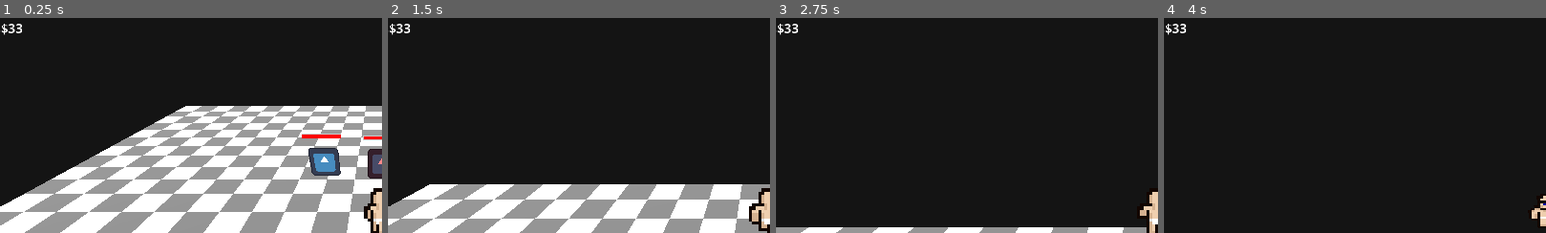
Above: before the commit, frames 1-4 (left to right).
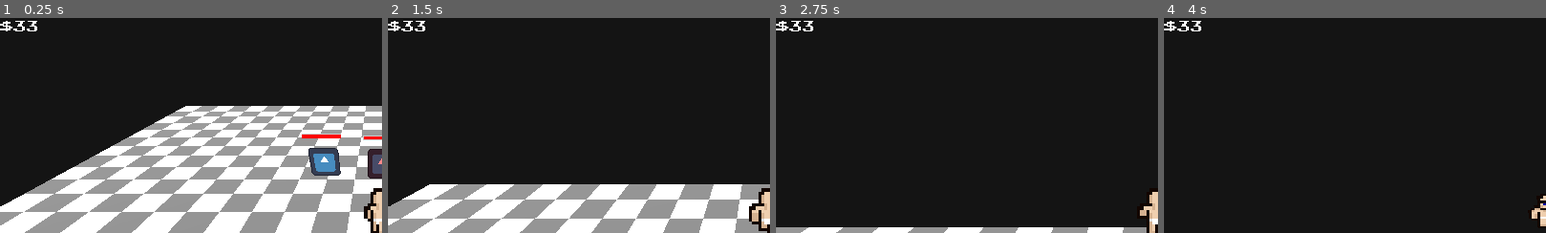
Above: after the commit, the same moments.

Repository: jacob-herrera/LD55
Game: Godot game, scene res://scenes/game.tscn
Two runs of this game, one before a commit and one after it. Both use one fixed random seed, a clock stepped at 60 frames per second and the inputs below. The engine's default icon, where the game draws it, is replaced by a stand-in: a white triangle on a blue panel in a dark square.
Inputs (mouse positions are % of the whole screen's width and height, from its top left):
- Up to frame 1 (0.25 s): no input
- Up to frame 2 (1.5 s): tap Enter (ui_accept) at 0.5 s; move the mouse to (55, 50) at 0.52 s; hold W (move_forward) from 0.53 s (still down); tap F (pickup) at 0.6, 1.35 s; tap Space (jump) at 0.77 s; move the mouse to (45, 50) at 1.27 s
- Up to frame 3 (2.75 s): keep holding W (move_forward); tap Space (jump) at 1.52 s; move the mouse to (52, 48) at 2.02 s; tap F (pickup) at 2.1 s
- Up to frame 4 (4 s): keep holding W (move_forward); tap Enter (ui_accept) at 2.75 s; move the mouse to (49, 52) at 2.77 s; tap F (pickup) at 2.85, 3.6 s; tap Space (jump) at 3.02, 3.77 s; move the mouse to (57, 51) at 3.52 s
The pictures show only the part of the screen within x 0-50%, y 0-50%; the shares and areas given below are measured in that part.

The runs differ from the first frame. In frame 1, 0.3% of the frame differs, in the area x 0-10%, y 1-8%; in frame 2, 0.3%; in frame 3, 0.3%; in frame 4, 0.3%.

Commit message:
refactor UI

Diff:
--- a/project.godot
+++ b/project.godot
@@ -24,6 +24,7 @@
 global="*res://scripts/autoloads/global.gd"
 utils="*res://scripts/autoloads/utils.gd"
 map_changer="*res://scripts/autoloads/map_changer.gd"
+ui="*res://scenes/ui.tscn"
 
 [display]
 
--- a/scenes/game.tscn
+++ b/scenes/game.tscn
@@ -8,7 +8,6 @@
 [ext_resource type="Texture2D" uid="uid://2ljib8g6rii4" path="res://assets/shadow.png" id="6_003y4"]
 [ext_resource type="Script" path="res://scripts/carriable.gd" id="7_l8dio"]
 [ext_resource type="Script" path="res://scripts/summon.gd" id="8_015lv"]
-[ext_resource type="Script" path="res://scripts/coins.gd" id="9_ioesj"]
 [ext_resource type="PackedScene" uid="uid://bk2528lpxk3ek" path="res://scenes/healthbar.tscn" id="9_vsnug"]
 [ext_resource type="Script" path="res://scripts/character.gd" id="11_1oluy"]
 [ext_resource type="PackedScene" uid="uid://b3lvbmdrqg7x1" path="res://shop.tscn" id="11_7iq0o"]
@@ -701,13 +700,7 @@
 
 [node name="healthbar" parent="Summon" instance=ExtResource("9_vsnug")]
 transform = Transform3D(1, 0, 0, 0, 1, 0, 0, 0, 1, 1, -0.0289775, 0)
-texture = SubResource("ViewportTexture_ufwil")
-
-[node name="Coins" type="Label" parent="."]
-offset_right = 40.0
-offset_bottom = 23.0
-text = "Coins"
-script = ExtResource("9_ioesj")
+texture = SubResource("ViewportTexture_u2n7w")
 
 [node name="character" type="CharacterBody3D" parent="." node_paths=PackedStringArray("camera")]
 collision_layer = 4
@@ -777,7 +770,6 @@
 
 [node name="Camera3D" type="Camera3D" parent="."]
 transform = Transform3D(1, 0, 0, 0, 0.766044, 0.642788, 0, -0.642788, 0.766044, 0, 2.5, 3)
-fov = 73.9705
 
 [node name="PhantomCameraHost" type="Node" parent="Camera3D"]
 script = ExtResource("13_2hxcw")
--- /dev/null
+++ b/scenes/ui.tscn
@@ -0,0 +1,20 @@
+[gd_scene load_steps=3 format=3 uid="uid://bhkryx6iyvbay"]
+
+[ext_resource type="Script" path="res://scripts/autoloads/ui.gd" id="1_jrdqv"]
+[ext_resource type="FontFile" uid="uid://ey5uk5evoi8o" path="res://assets/nes.ttf" id="1_rg5ws"]
+
+[node name="ui" type="Control"]
+layout_mode = 3
+anchors_preset = 15
+anchor_right = 1.0
+anchor_bottom = 1.0
+grow_horizontal = 2
+grow_vertical = 2
+script = ExtResource("1_jrdqv")
+
+[node name="coins" type="Label" parent="."]
+unique_name_in_owner = true
+offset_right = 43.0
+offset_bottom = 23.0
+theme_override_fonts/font = ExtResource("1_rg5ws")
+text = "Coins"
--- /dev/null
+++ b/scripts/autoloads/ui.gd
@@ -0,0 +1,6 @@
+extends Control
+
+@onready var coins_label: Label = %coins
+
+func _process(_delta: float) -> void:
+	coins_label.text = "$" + str(global.coins)
--- a/scripts/coins.gd
+++ /dev/null
@@ -1,4 +0,0 @@
-extends Label
-
-func _process(_delta: float):
-	self.text = "$" + str(global.coins)
Not shown: 3 places in scenes/game.tscn that only renumber resources
